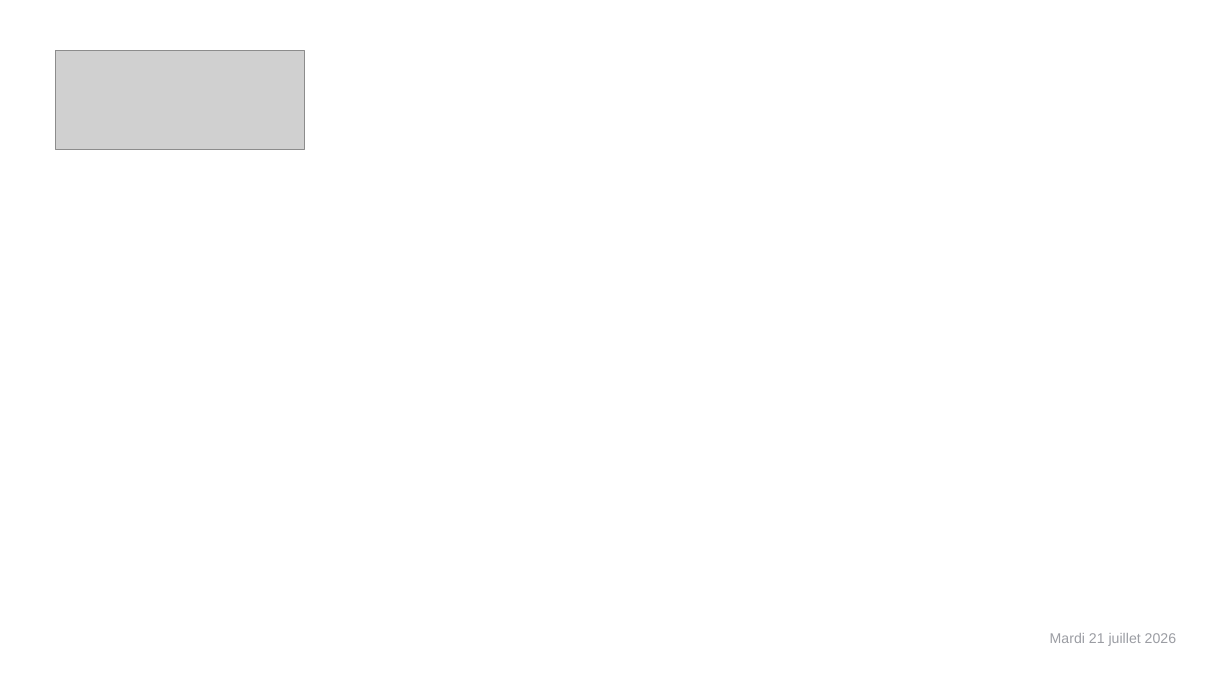
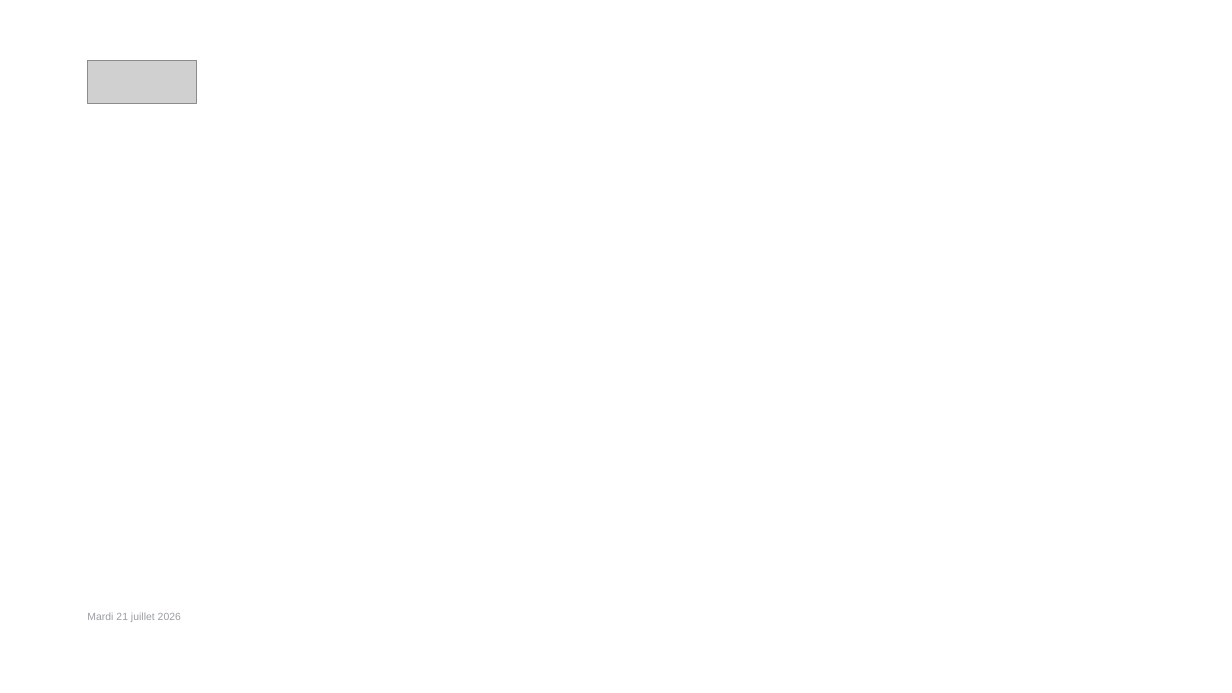
Before and after one commit to felixuniversityca-svg/task-dashboard, a slide deck: slide 1 of LIA-concretement-CC-anime.pptx. Drawn at 1232x693 pixels with LibreOffice and Linux fonts; fonts in the diff are those of the drawing; grey boxes stand for pictures. Boxes give left, top, right and bottom in pixels: in the first picture for what was removed or moved away, otherwise in the second. Text is boxed around its words. In the diff, an @@ line names an element or a change of style, - is before the commit and + after.

```diff
--- a/LIA-concretement-CC-anime.pptx
+++ b/LIA-concretement-CC-anime.pptx
@@ picture: place and size @@
-picture at <box>55,51,305,149</box>
+picture at <box>88,60,197,104</box>
@@ text "Mardi 21 juillet 2026": place and size @@
-text "Mardi 21 juillet 2026" at <box>1050,633,1176,646</box>
+text "Mardi 21 juillet 2026" at <box>87,612,181,622</box>
@@ text "Mardi 21 juillet 2026" at <box>87,612,181,622</box>: size 11 to 8.1 pt; alignment right to left @@
```
Also in this commit, not shown: 49 other slides changed.
